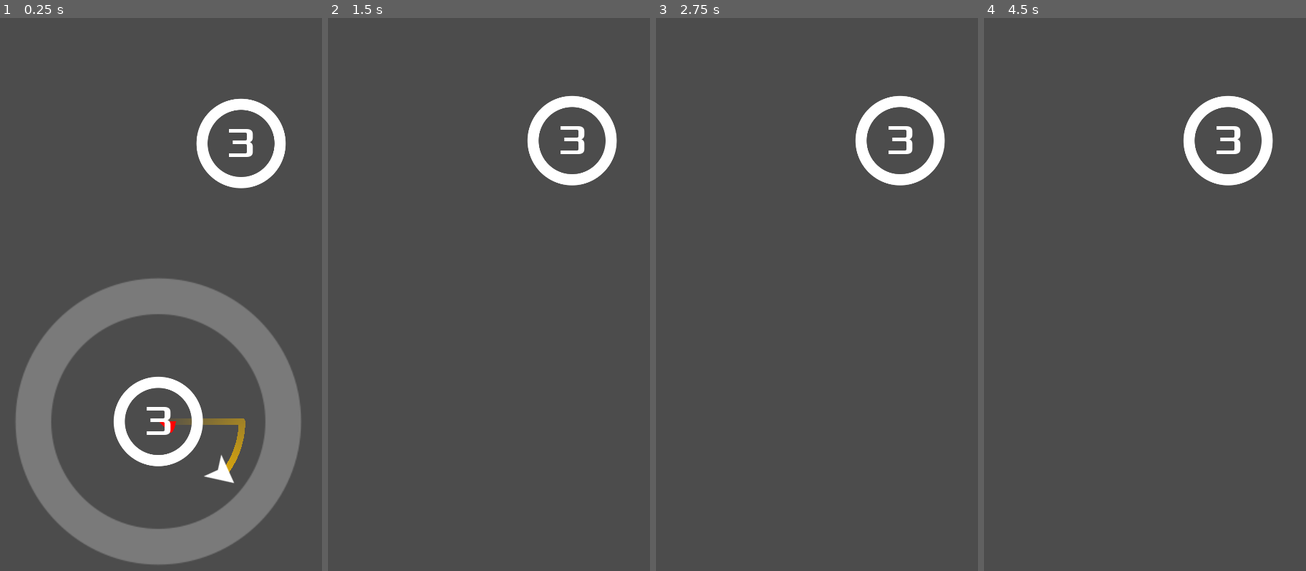
Above: before the commit, frames 1-4 (left to right).
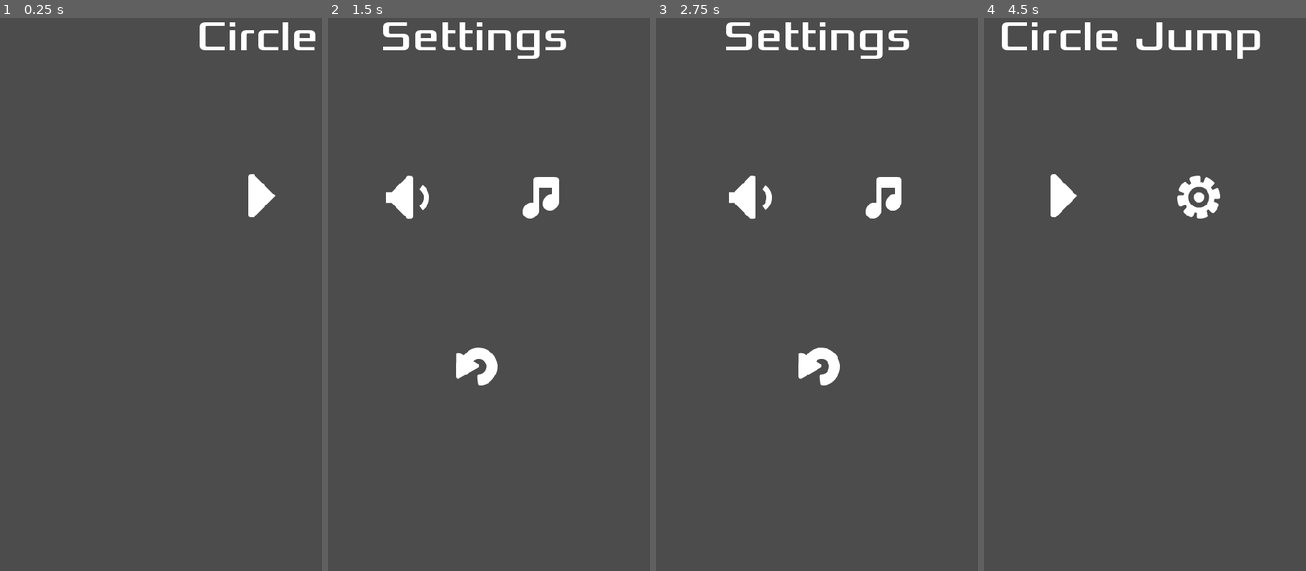
Above: after the commit, the same moments.

Repository: redawgts/KidsCanCode_CircleJump
Game: Godot game, scene res://Main.tscn
Two runs of this game, one before a commit and one after it. Both use one fixed random seed, a clock stepped at 60 frames per second and the inputs below.
Inputs (mouse positions are in pixels of both pictures, inside the frame that each line leads up to):
- Up to frame 1 (0.25 s): no input
- Up to frame 2 (1.5 s): click (556, 194) at 0.52 s; tap Enter at 1.25 s; move the mouse to (559, 255) at 1.27 s; click (559, 255) at 1.42 s
- Up to frame 3 (2.75 s): click (720, 194) at 2.02 s
- Up to frame 4 (4.5 s): click (1212, 194) at 2.77 s; click (1145, 366) at 3.52 s; tap Space at 4.25 s; move the mouse to (1080, 311) at 4.27 s; click (1080, 311) at 4.42 s

The runs differ from the first frame. In frame 1, 21% of the frame differs, in the area x 4-98%, y 0-99%; in frame 2, 4.5%; in frame 3, 4.3%; in frame 4, 4.2%.

Commit message:
Circle Jump: A Godot Mobile Game (Part 4)

Diff:
--- a/Main.tscn
+++ b/Main.tscn
@@ -1,6 +1,7 @@
-[gd_scene load_steps=2 format=2]
+[gd_scene load_steps=3 format=2]
 
 [ext_resource path="res://main.gd" type="Script" id=1]
+[ext_resource path="res://ui/screens.tscn" type="PackedScene" id=2]
 
 [node name="Main" type="Node"]
 script = ExtResource( 1 )
@@ -14,3 +15,7 @@
 current = true
 smoothing_enabled = true
 smoothing_speed = 8.0
+
+[node name="Screens" parent="." instance=ExtResource( 2 )]
+
+[connection signal="start_game" from="Screens" to="." method="new_game"]
--- a/Objects/Circle.tscn
+++ b/Objects/Circle.tscn
@@ -77,7 +77,7 @@
 "values": [ Color( 1, 1, 1, 1 ), Color( 1, 1, 1, 0 ) ]
 }
 
-[node name="Circle" type="Area2D"]
+[node name="Circle" type="Area2D" groups=["circles"]]
 script = ExtResource( 3 )
 
 [node name="Sprite" type="Sprite" parent="."]
--- a/Objects/Jumper.gd
+++ b/Objects/Jumper.gd
@@ -1,6 +1,7 @@
 extends Area2D
 
 signal captured
+signal died
 
 var velocity = Vector2(100, 0)
 var jump_speed = 1000
@@ -45,4 +46,5 @@
 
 func _on_visibility_notifier_screen_exited() -> void:
 	if !target:
+		emit_signal("died")
 		die()
--- a/main.gd
+++ b/main.gd
@@ -8,7 +8,7 @@
 
 func _ready() -> void:
 	randomize()
-	new_game()
+
 
 func new_game():
 	$Camera2D.position = $StartPosition.position
@@ -16,7 +16,9 @@
 	player.position = $StartPosition.position
 	add_child(player)
 	player.connect("captured", self, "_on_jumper_captured")
+	player.connect("died", self, "_on_jumper_died")
 	spawn_circle($StartPosition.position)
+
 
 func spawn_circle(_position = null):
 	var c = Circle.instance()
@@ -27,7 +29,12 @@
 	add_child(c)
 	c.init(_position)
 
+
 func _on_jumper_captured(object):
 	$Camera2D.position = object.position
 	object.capture(player)
 	call_deferred("spawn_circle")
+
+func _on_jumper_died():
+	get_tree().call_group("circles", "implode")
+	$Screens.game_over()
--- /dev/null
+++ b/ui/base_screen.gd
@@ -0,0 +1,14 @@
+extends CanvasLayer
+
+onready var title: Label = $MarginContainer/VBoxContainer/Title
+onready var tween: Tween = $MarginContainer/Tween
+
+
+func appear():
+	tween.interpolate_property(self, "offset:x", 500, 0, 0.5, Tween.TRANS_BACK, Tween.EASE_IN_OUT)
+	tween.start()
+
+
+func disappear():
+	tween.interpolate_property(self, "offset:x", 0, 500, 0.5, Tween.TRANS_BACK, Tween.EASE_IN_OUT)
+	tween.start()
--- /dev/null
+++ b/ui/base_screen.tscn
@@ -0,0 +1,47 @@
+[gd_scene load_steps=3 format=2]
+
+[ext_resource path="res://assets/fonts/xolonium_64.tres" type="DynamicFont" id=1]
+[ext_resource path="res://ui/base_screen.gd" type="Script" id=2]
+
+[node name="BaseScreen" type="CanvasLayer"]
+offset = Vector2( 500, 0 )
+transform = Transform2D( 1, 0, 0, 1, 500, 0 )
+script = ExtResource( 2 )
+
+[node name="MarginContainer" type="MarginContainer" parent="."]
+anchor_right = 1.0
+anchor_bottom = 1.0
+custom_constants/margin_right = 20
+custom_constants/margin_top = 20
+custom_constants/margin_left = 20
+custom_constants/margin_bottom = 20
+
+[node name="VBoxContainer" type="VBoxContainer" parent="MarginContainer"]
+margin_left = 20.0
+margin_top = 20.0
+margin_right = 460.0
+margin_bottom = 834.0
+custom_constants/separation = 150
+
+[node name="Title" type="Label" parent="MarginContainer/VBoxContainer"]
+margin_right = 440.0
+margin_bottom = 78.0
+custom_fonts/font = ExtResource( 1 )
+text = "Title"
+align = 1
+
+[node name="Buttons1" type="HBoxContainer" parent="MarginContainer/VBoxContainer"]
+margin_top = 228.0
+margin_right = 440.0
+margin_bottom = 228.0
+custom_constants/separation = 100
+alignment = 1
+
+[node name="Buttons2" type="HBoxContainer" parent="MarginContainer/VBoxContainer"]
+margin_top = 378.0
+margin_right = 440.0
+margin_bottom = 378.0
+size_flags_horizontal = 3
+alignment = 1
+
+[node name="Tween" type="Tween" parent="MarginContainer"]
--- /dev/null
+++ b/ui/game_over_screen.tscn
@@ -0,0 +1,29 @@
+[gd_scene load_steps=4 format=2]
+
+[ext_resource path="res://ui/base_screen.tscn" type="PackedScene" id=1]
+[ext_resource path="res://assets/images/buttons/return.png" type="Texture" id=2]
+[ext_resource path="res://assets/images/buttons/home.png" type="Texture" id=3]
+
+[node name="GameOverScreen" instance=ExtResource( 1 )]
+
+[node name="Title" parent="MarginContainer/VBoxContainer" index="0"]
+text = "Game Over"
+
+[node name="Buttons1" parent="MarginContainer/VBoxContainer" index="1"]
+margin_bottom = 328.0
+
+[node name="Return" type="TextureButton" parent="MarginContainer/VBoxContainer/Buttons1" index="0" groups=["buttons"]]
+margin_left = 70.0
+margin_right = 170.0
+margin_bottom = 100.0
+texture_normal = ExtResource( 3 )
+
+[node name="Play" type="TextureButton" parent="MarginContainer/VBoxContainer/Buttons1" index="1" groups=["buttons"]]
+margin_left = 270.0
+margin_right = 370.0
+margin_bottom = 100.0
+texture_normal = ExtResource( 2 )
+
+[node name="Buttons2" parent="MarginContainer/VBoxContainer" index="2"]
+margin_top = 478.0
+margin_bottom = 478.0
--- /dev/null
+++ b/ui/screens.gd
@@ -0,0 +1,44 @@
+extends Node
+
+
+signal start_game
+
+var current_screen = null
+
+func _ready() -> void:
+	register_buttons()
+	change_screen($TitleScreen)
+
+
+func register_buttons():
+	var buttons = get_tree().get_nodes_in_group("buttons")
+	for button in buttons:
+		print(button.name)
+		button.connect("pressed", self, "_on_button_pressed", [button.name])
+
+
+func change_screen(new_screen):
+	if current_screen:
+		current_screen.disappear()
+		yield(current_screen.tween, "tween_completed")
+	current_screen = new_screen
+	if new_screen:
+		current_screen.appear()
+		yield(current_screen.tween, "tween_completed")
+
+
+func game_over():
+	change_screen($GameOverScreen)
+
+
+func _on_button_pressed(name):
+	print(name)
+	match name:
+		"Return":
+			change_screen($TitleScreen)
+		"Play":
+			change_screen(null)
+			yield(get_tree().create_timer(0.5), "timeout")
+			emit_signal("start_game")
+		"Settings":
+			change_screen($SettingsScreen)
--- /dev/null
+++ b/ui/screens.tscn
@@ -0,0 +1,15 @@
+[gd_scene load_steps=5 format=2]
+
+[ext_resource path="res://ui/game_over_screen.tscn" type="PackedScene" id=1]
+[ext_resource path="res://ui/settings_screen.tscn" type="PackedScene" id=2]
+[ext_resource path="res://ui/title_screen.tscn" type="PackedScene" id=3]
+[ext_resource path="res://ui/screens.gd" type="Script" id=4]
+
+[node name="Screens" type="Node"]
+script = ExtResource( 4 )
+
+[node name="TitleScreen" parent="." instance=ExtResource( 3 )]
+
+[node name="SettingsScreen" parent="." instance=ExtResource( 2 )]
+
+[node name="GameOverScreen" parent="." instance=ExtResource( 1 )]
--- /dev/null
+++ b/ui/settings_screen.tscn
@@ -0,0 +1,36 @@
+[gd_scene load_steps=5 format=2]
+
+[ext_resource path="res://ui/base_screen.tscn" type="PackedScene" id=1]
+[ext_resource path="res://assets/images/buttons/return.png" type="Texture" id=2]
+[ext_resource path="res://assets/images/buttons/audioOn.png" type="Texture" id=3]
+[ext_resource path="res://assets/images/buttons/musicOn.png" type="Texture" id=4]
+
+[node name="SettingsScreen" instance=ExtResource( 1 )]
+
+[node name="Title" parent="MarginContainer/VBoxContainer" index="0"]
+text = "Settings"
+
+[node name="Buttons1" parent="MarginContainer/VBoxContainer" index="1"]
+margin_bottom = 328.0
+
+[node name="Sound" type="TextureButton" parent="MarginContainer/VBoxContainer/Buttons1" index="0" groups=["buttons"]]
+margin_left = 70.0
+margin_right = 170.0
+margin_bottom = 100.0
+texture_normal = ExtResource( 3 )
+
+[node name="Music" type="TextureButton" parent="MarginContainer/VBoxContainer/Buttons1" index="1" groups=["buttons"]]
+margin_left = 270.0
+margin_right = 370.0
+margin_bottom = 100.0
+texture_normal = ExtResource( 4 )
+
+[node name="Buttons2" parent="MarginContainer/VBoxContainer" index="2"]
+margin_top = 478.0
+margin_bottom = 578.0
+
+[node name="Return" type="TextureButton" parent="MarginContainer/VBoxContainer/Buttons2" index="0" groups=["buttons"]]
+margin_left = 170.0
+margin_right = 270.0
+margin_bottom = 100.0
+texture_normal = ExtResource( 2 )
--- /dev/null
+++ b/ui/title_screen.tscn
@@ -0,0 +1,29 @@
+[gd_scene load_steps=4 format=2]
+
+[ext_resource path="res://assets/images/buttons/right.png" type="Texture" id=1]
+[ext_resource path="res://ui/base_screen.tscn" type="PackedScene" id=2]
+[ext_resource path="res://assets/images/buttons/gear.png" type="Texture" id=3]
+
+[node name="TitleScreen" instance=ExtResource( 2 )]
+
+[node name="Title" parent="MarginContainer/VBoxContainer" index="0"]
+text = "Circle Jump"
+
+[node name="Buttons1" parent="MarginContainer/VBoxContainer" index="1"]
+margin_bottom = 328.0
+
+[node name="Play" type="TextureButton" parent="MarginContainer/VBoxContainer/Buttons1" index="0" groups=["buttons"]]
+margin_left = 70.0
+margin_right = 170.0
+margin_bottom = 100.0
+texture_normal = ExtResource( 1 )
+
+[node name="Settings" type="TextureButton" parent="MarginContainer/VBoxContainer/Buttons1" index="1" groups=["buttons"]]
+margin_left = 270.0
+margin_right = 370.0
+margin_bottom = 100.0
+texture_normal = ExtResource( 3 )
+
+[node name="Buttons2" parent="MarginContainer/VBoxContainer" index="2"]
+margin_top = 478.0
+margin_bottom = 478.0
